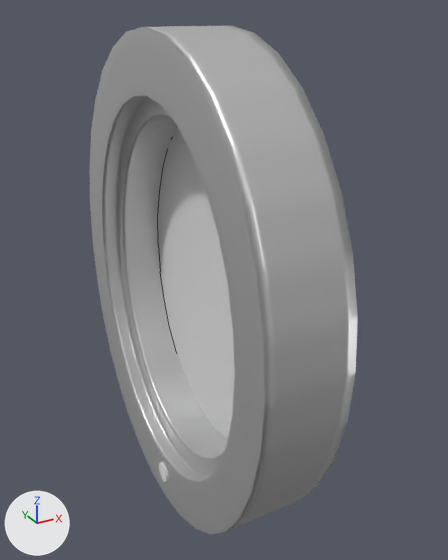
A saved change to the FBX model Avion/Assets/Modelos/Ventana.fbx.
One viewpoint serves both versions: a 50 mm lens placed at (-1.15, -2.58, 1.31), pointed at (0.24, -0.05, 0.05). The axes (+X, +Y, +Z) are drawn at lower left. The lights are the same throughout. Mesh edges are drawn as thin lines on the coarser meshes. Where no turn or scale is listed for an object, it has been applied to the vertices.

Before the edit, the objects in view are built like this:
```python
me_circle = bpy.data.meshes.new('Circle')
me_circle.from_pydata(...)  # 32 vertices, 1 face; spans x 0.0, y -0.71..0.71, z -0.9..0.9
me_circle.materials.append(mat_material_001)  # white #e7e7e7
me_cylinder = bpy.data.meshes.new('Cylinder')
me_cylinder.from_pydata(...)  # 3842 vertices, 3840 faces; spans x -0.11..0.31, y -1.0..1.0, z -1.24..1.24
me_cylinder.materials.append(mat_material)  # light grey #d6d6d6
ob_circle = bpy.data.objects.new('Circle', me_circle)
ob_circle.location = (0.21, 0.0, 0.0)
ob_cylinder = bpy.data.objects.new('Cylinder', me_cylinder)
ob_cylinder.location = (0.0, 0.0, 0.0)
```
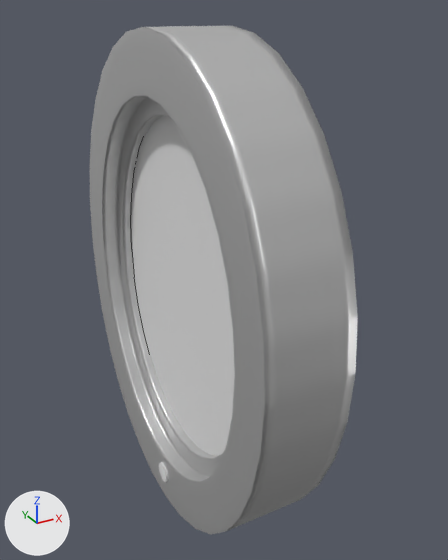
Pixel boxes (x1, y1, x2, y2) of what changed, in the pictures (448 x 560 px):
'Circle', moved: before (158, 129, 235, 439); after (131, 115, 235, 456)

What the commit changed:
Object 'Circle' (ob_circle) moves from (0.21, 0.0, 0.0) to (0.04, 0.0, 0.0).
